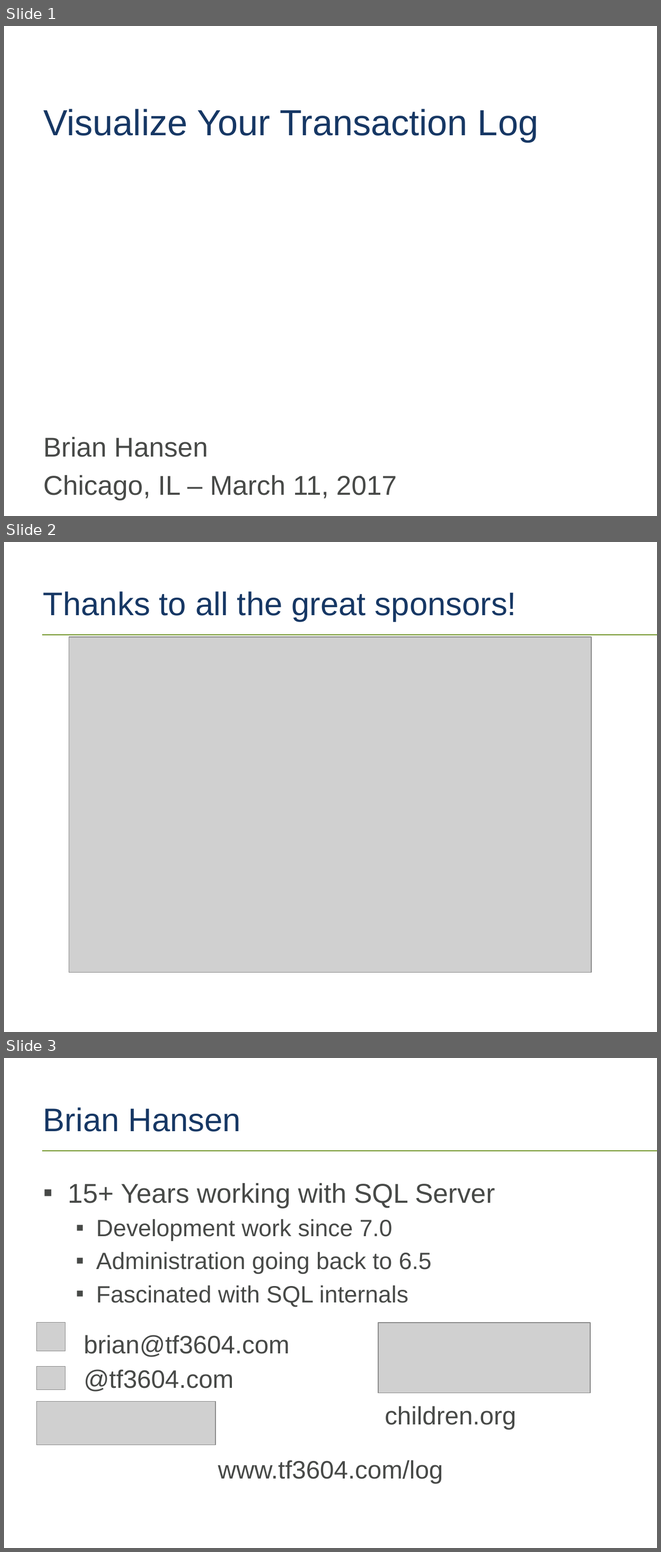
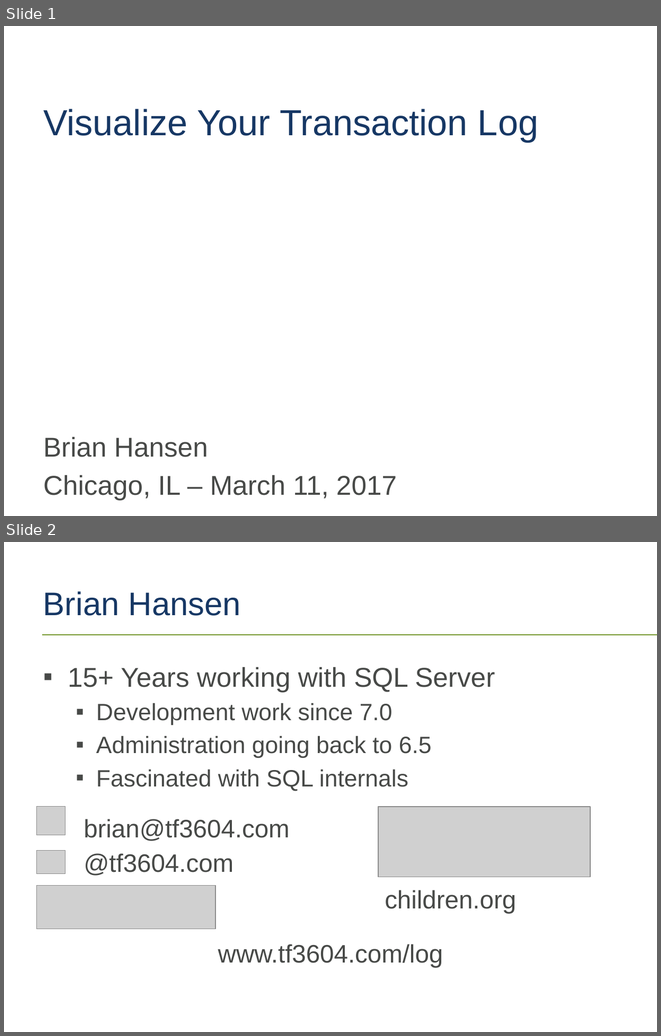
Before and after one commit to tf3604/LogFilePresentation, a slide deck: TransactionLog.pptx. Shown one above the other, each under a label of ours: slides 1, 2 and 3 before the commit, slides 1 and 2 after it. The pictures are 661x1552 and 661x1036 pixels, drawn with LibreOffice and Linux fonts; fonts in the diff are those of the drawing; grey boxes stand for pictures; background and template pictures are left out. Boxes give left, top, right and bottom in pixels: in the first picture for what was removed or moved away, otherwise in the second. Text is boxed around its words. In the diff, an @@ line names an element or a change of style, - is before the commit and + after.

Commit message:
Remove Chicago-specific sponsor slides.

```diff
--- a/TransactionLog.pptx
+++ b/TransactionLog.pptx
@@ slide 2 removed at [4,542,657,1032], background #FFFFFF; not listed: 1 template element that a slide beside it also shows @@
@@ title removed at [43,591,517,622] @@
-Thanks to all the great sponsors!
@@ picture removed at [69,637,592,972] @@
@@ what was slide 3 is now slide 2 @@
```
